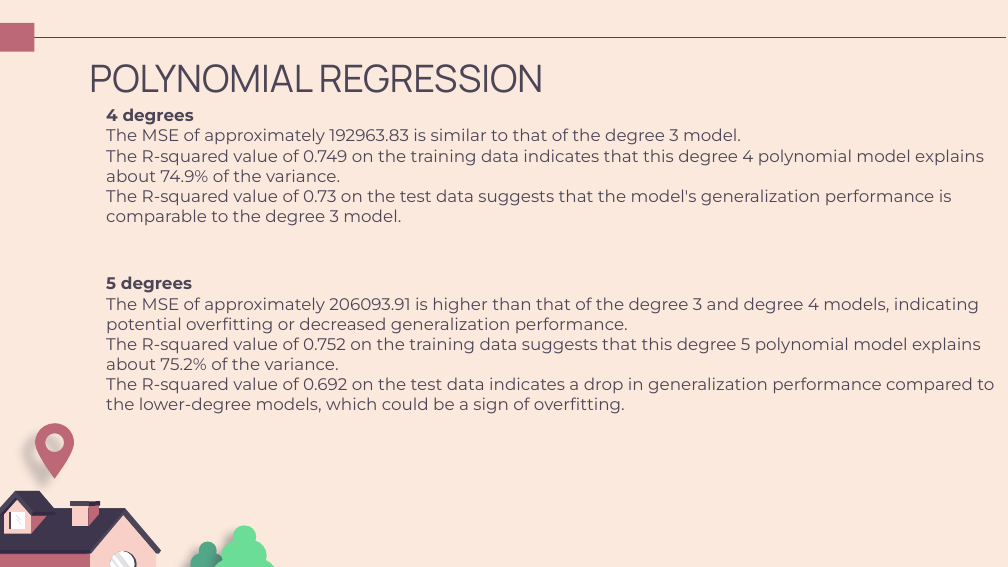
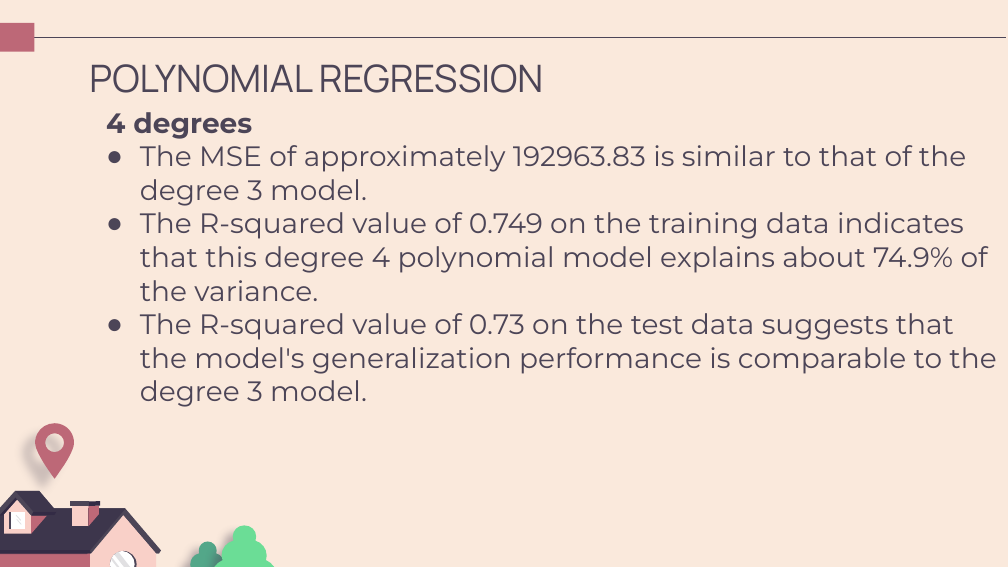
Before and after one commit to Bkiambuthi/dsc-phase-2-project-v2-3, a slide deck: slide 24 of Understanding King County's Housing Market.pptx (slide 28 before the commit). Drawn at 1008x567 pixels with LibreOffice and Linux fonts; fonts in the diff are those of the drawing. Boxes give left, top, right and bottom in pixels: in the first picture for what was removed or moved away, otherwise in the second. Text is boxed around its words. In the diff, an @@ line names an element or a change of style, - is before the commit and + after.

```diff
--- a/Understanding King County's Housing Market.pptx
+++ b/Understanding King County's Housing Market.pptx
@@ text "4 degrees" at (x1=106, y1=112, x2=996, y2=407): size 12 to 20 pt; bullet none to ●; list level 2 to 1 in "The R-squared value of 0.749 ..."; list level 2 to 1 in "The R-squared value of 0.73 ..." @@
@@ text at (x1=106, y1=276, x2=994, y2=414): paragraphs removed @@
-  5 degrees
-  The MSE of approximately 206093.91 is higher than that of the degree 3 and degree 4 models, indicating potential overfitting or decreased generalization performance.
-  The R-squared value of 0.752 on the training data suggests that this degree 5 polynomial model explains about 75.2% of the variance.
-  The R-squared value of 0.692 on the test data indicates a drop in generalization performance compared to the lower-degree models, which could be a sign of overfitting.
```
Also in this commit, not shown: 14 other slides changed, 9 slides added, 12 slides removed, 1 other file.
